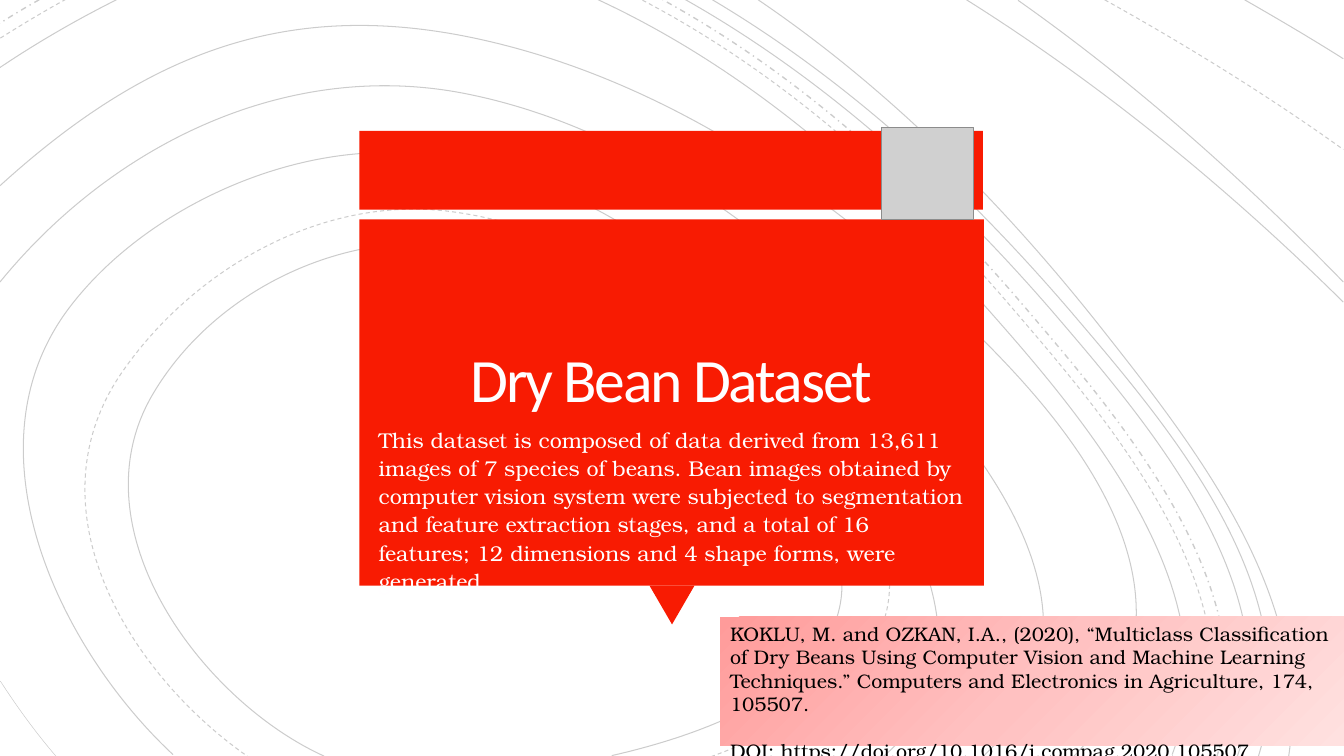
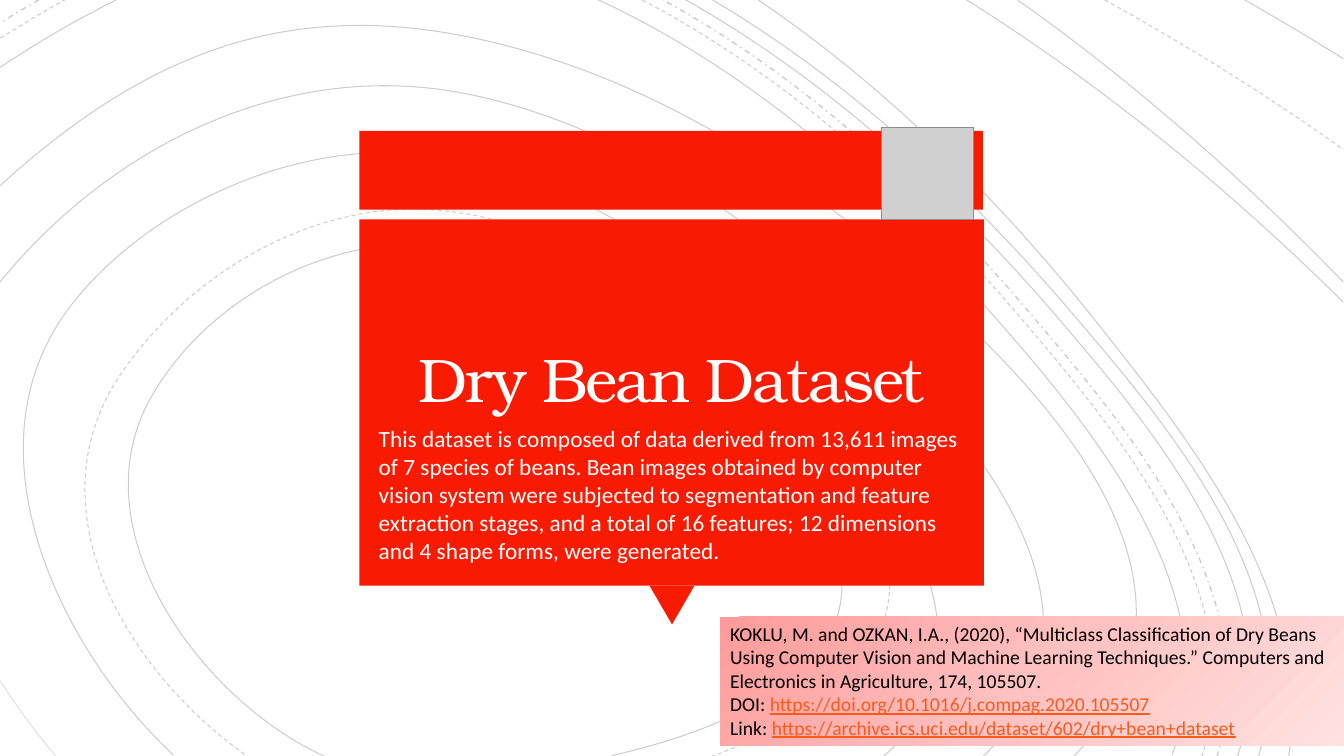
Before and after one commit to mmkke/DS5230_clustering_project, a slide deck: slide 2 of ds5230_phase1_farrell_massone.pptx. Drawn at 1344x756 pixels with LibreOffice and Linux fonts; fonts in the diff are those of the drawing; grey boxes stand for pictures. Boxes give left, top, right and bottom in pixels: in the first picture for what was removed or moved away, otherwise in the second. Text is boxed around its words. In the diff, an @@ line names an element or a change of style, - is before the commit and + after.

```diff
--- a/ds5230_phase1_farrell_massone.pptx
+++ b/ds5230_phase1_farrell_massone.pptx
@@ title "Dry Bean Dataset" at bbox=[418, 360, 924, 416]: font Calibri to TeX Gyre Bonum @@
@@ text "This dataset is composed of ..." at bbox=[379, 431, 958, 563]: size 15.3 to 16.6 pt, font TeX Gyre Bonum to Calibri; line spacing 1.1 to 1 @@
@@ text in rectangle at bbox=[730, 627, 1324, 715]: font TeX Gyre Bonum to Calibri in "KOKLU, M. and OZKAN, I.A., (2020), “Multiclass ...", "DOI: https://doi.org/10.1016/j.compag.2020.105507"; text colour #000000 to #FC5A1A, underline on in "https://doi.org/10.1016/j.compag.2020.105507" @@
@@ text in rectangle at bbox=[730, 721, 1235, 738]: paragraph added @@
+Link: https://archive.ics.uci.edu/dataset/602/dry+bean+dataset
```
Also in this commit, not shown: 4 other slides changed, 3 slides added, 1 other file.
